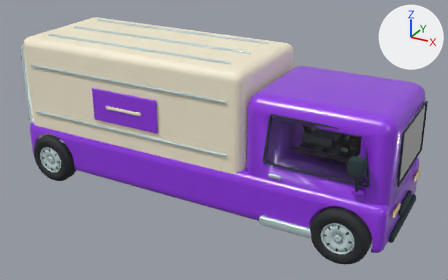
The glTF model public/models/delivery.glb: old version first, new version second.
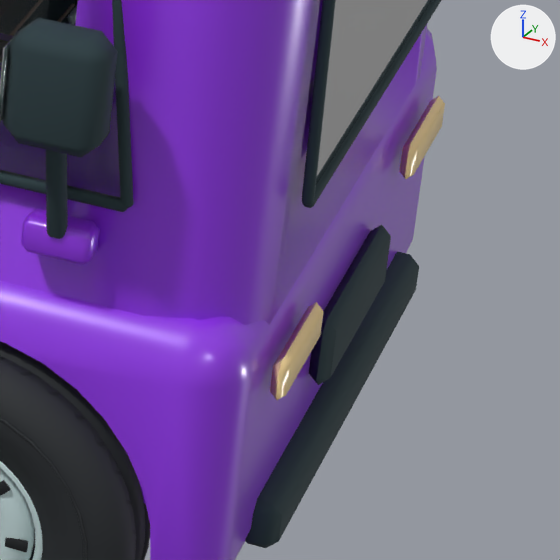
Each version appears first whole from a 50 mm camera at (2.11, -3.66, 2.27) aimed at (0.1, 0.0, 0.44), and next in a close-up on the part from 78% to 98% of the width and 55% to 87% of the height. The axes (+X, +Y, +Z) are drawn at upper right. The lights are the same throughout. The older version's two pictures come first. Vertices at exactly the same position are counted once.

In view in the first close-up: 'Automotive glass.008', 'Headlamp.008', 'Paint delivery', 'Rolling wheels.008', 'Tyre rubber.008' and 1 more.
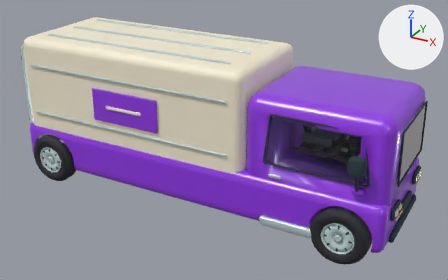
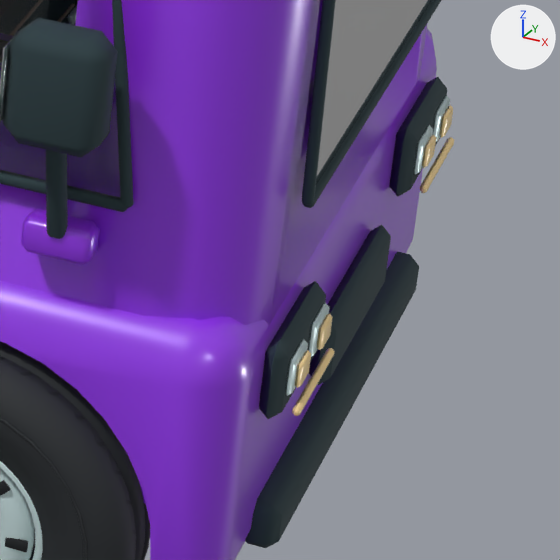
What differs and where, as boxes [x1, y1, x2, y2] in the close-ups (560 x 560 px):
'Tyre rubber.008', reshaped: before [0, 0, 441, 560]; after [0, 0, 447, 560]
'Headlamp.008', reshaped (7% narrower): before [270, 96, 445, 400]; after [292, 105, 454, 416]
'Wheel hubs.008', reshaped (not visible before): after [285, 96, 450, 396]
part 1 of me_cube_2479, added: after [259, 281, 326, 419]
part 2 of me_cube_2479, added: after [389, 77, 447, 196]
part 3 of me_cube_2487, added (pale blue): after [285, 339, 308, 396]
part 4 of me_cube_2487, added (pale blue): after [308, 302, 329, 357]
part 5 of me_cube_2487, added: after [414, 125, 433, 175]
part 6 of me_cube_2487, added: after [432, 96, 450, 142]
part 7 of me_cube_2520, built on: before [270, 302, 324, 400]; after [292, 313, 334, 416]
part 8 of me_cube_2520, built on: before [399, 96, 445, 179]; after [420, 105, 454, 193]

Edits to the bpy script that builds the scene:
```text
Change me_cube_2479:
    used by ob_tyre_rubber_008; location = (0.0, 0.0, 0.0)
    remove me_cube_2479.from_pydata(...)  # 944 vertices, 1728 faces; spans x -1.49..1.46, y -0.52..0.52, z 0.12..0.98
    add me_cube_2479.from_pydata(...)  # 1184 vertices, 2168 faces; spans x -1.49..1.46, y -0.52..0.52, z 0.12..0.98
    me_cube_2479 part 1: the loose piece of 24 vertices spanning x 1.41..1.46, y -0.31..0.31, z 0.14..0.2 is copied, and the copy is scaled about its middle by (0.433, 0.255, 1.71), then moved by (0.01, -0.27, 0.19); it spans x 1.43..1.45, y -0.36..-0.19, z 0.32..0.4
    me_cube_2479 part 2: the loose piece of 24 vertices spanning x 1.41..1.46, y -0.31..0.31, z 0.14..0.2 is copied, and the copy is scaled about its middle by (0.433, 0.255, 1.71), then moved by (0.01, 0.27, 0.19); it spans x 1.43..1.45, y 0.19..0.36, z 0.32..0.4
    other edits to the shape of me_cube_2479 do not show in these pictures
Change me_cube_2487:
    used by ob_wheel_hubs_008; location = (0.0, 0.0, 0.0)
    remove me_cube_2487.from_pydata(...)  # 1400 vertices, 2604 faces; spans x -1.42..1.13, y -0.48..0.48, z 0.13..1.13
    add me_cube_2487.from_pydata(...)  # 1464 vertices, 2716 faces; spans x -1.42..1.46, y -0.48..0.48, z 0.13..1.13
    me_cube_2487 part 3: a new loose piece of 16 vertices spanning x 1.45..1.46, y -0.34..-0.28, z 0.34..0.39, in mat_wheel_hubs (pale blue #c4d9da)
    me_cube_2487 part 4: a new loose piece of 16 vertices spanning x 1.45..1.46, y -0.26..-0.2, z 0.34..0.39, in mat_wheel_hubs (pale blue #c4d9da)
    me_cube_2487 part 5: a new loose piece of 16 vertices spanning x 1.45..1.46, y 0.2..0.26, z 0.34..0.39, in mat_wheel_hubs (pale blue #c4d9da)
    me_cube_2487 part 6: a new loose piece of 16 vertices spanning x 1.45..1.46, y 0.28..0.34, z 0.34..0.39, in mat_wheel_hubs (pale blue #c4d9da)
Change me_cube_2520:
    used by ob_headlamp_008; location = (0.0, 0.0, 0.0)
    remove me_cube_2520.from_pydata(...)  # 32 vertices, 56 faces; spans x 1.437..1.453, y -0.345..0.345, z 0.338..0.383
    add me_cube_2520.from_pydata(...)  # 112 vertices, 200 faces; spans x 1.457..1.469, y -0.34..0.34, z 0.325..0.379
    me_cube_2520 part 7: 16 vertices removed from x 1.437..1.453, y -0.345..-0.195, z 0.338..0.383; 56 vertices added at x 1.457..1.469, y -0.34..-0.201, z 0.325..0.379
    me_cube_2520 part 8: 16 vertices removed from x 1.437..1.453, y 0.195..0.345, z 0.338..0.383; 56 vertices added at x 1.457..1.469, y 0.201..0.34, z 0.325..0.379
```
